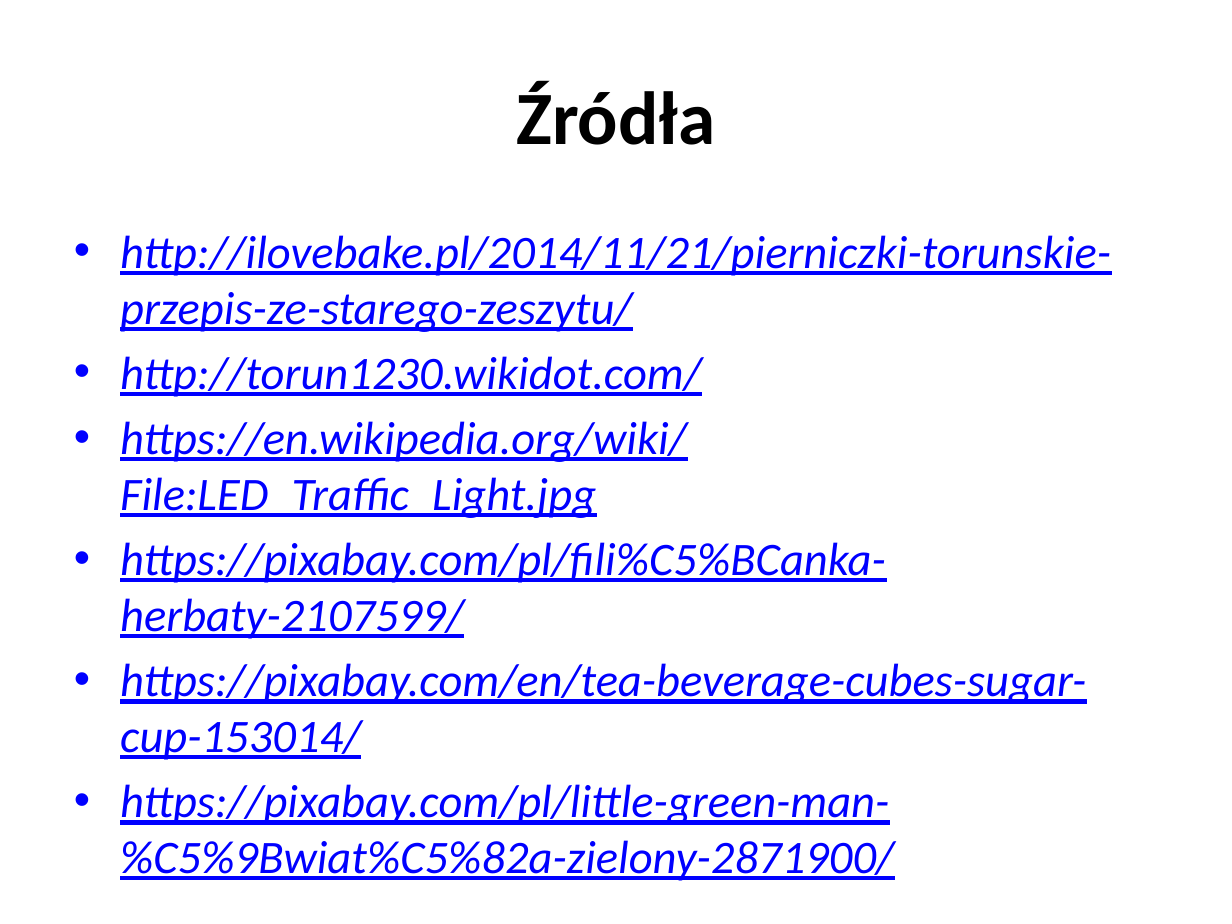
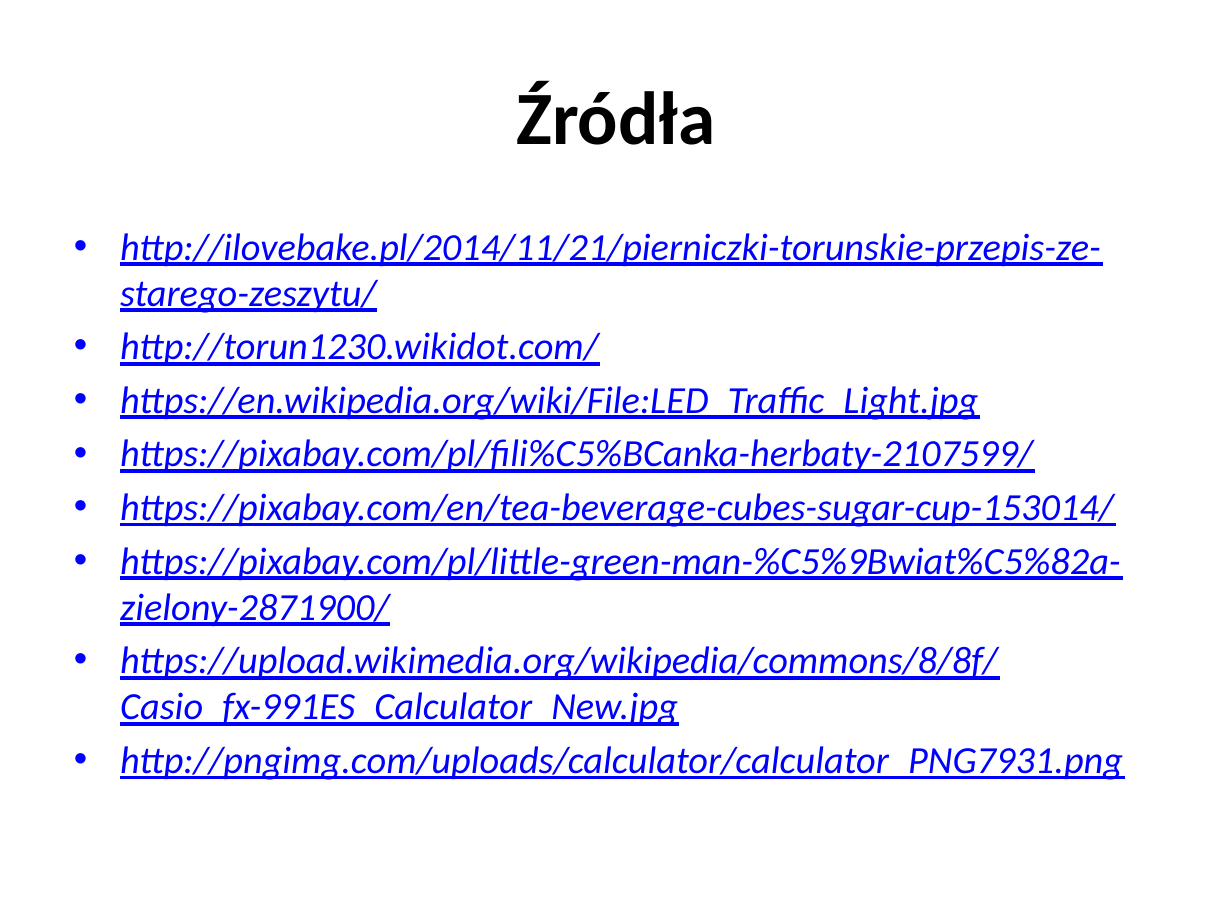
Before and after one commit to blackbat13/CS-HTiEW, a slide deck: slide 10 of Wprowadzenie do algorytmów/I. Wprowadzenie do algorytmów/Algorytmy.pptx. Drawn at 1232x924 pixels with LibreOffice and Linux fonts; fonts in the diff are those of the drawing. Boxes give left, top, right and bottom in pixels: in the first picture for what was removed or moved away, otherwise in the second. Text is boxed around its words. In the diff, an @@ line names an element or a change of style, - is before the commit and + after.

```diff
--- a/Wprowadzenie do algorytmów/I. Wprowadzenie do algorytmów/Algorytmy.pptx
+++ b/Wprowadzenie do algorytmów/I. Wprowadzenie do algorytmów/Algorytmy.pptx
@@ text at (x1=120, y1=233, x2=1121, y2=627): size 27.2 to 22.4 pt in "http://ilovebake.pl/2014/11/21/pierniczki-torunskie-przepis- ...", "http://torun1230.wikidot.com/", "https://en.wikipedia.org/wiki/File:LED_Traffic_Light.jpg", "https://pixabay.com/pl/fili%C5%BCanka-herbaty-2107599/" and 2 more places @@
@@ text at (x1=120, y1=646, x2=1123, y2=780): paragraphs added @@
+• https://upload.wikimedia.org/wikipedia/commons/8/8f/Casio_fx-991ES_Calculator_New.jpg
+• http://pngimg.com/uploads/calculator/calculator_PNG7931.png
```
Also in this commit, not shown: 3 other slides changed.
